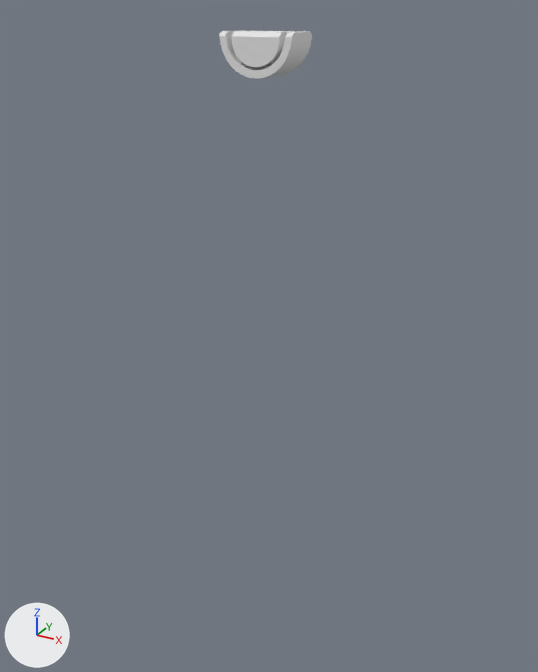
The Blender file Espada Matadragones.blend: old version first, new version second.
Before and after are seen from a 50 mm lens placed at (4.86, -8.75, 5.32), pointed at (-0.12, 0.31, 0.79). The lights are fixed; the arrows at lower left show +X, +Y and +Z.

In view in the first picture: 'Cylinder', 'SEMICIRCULO'.
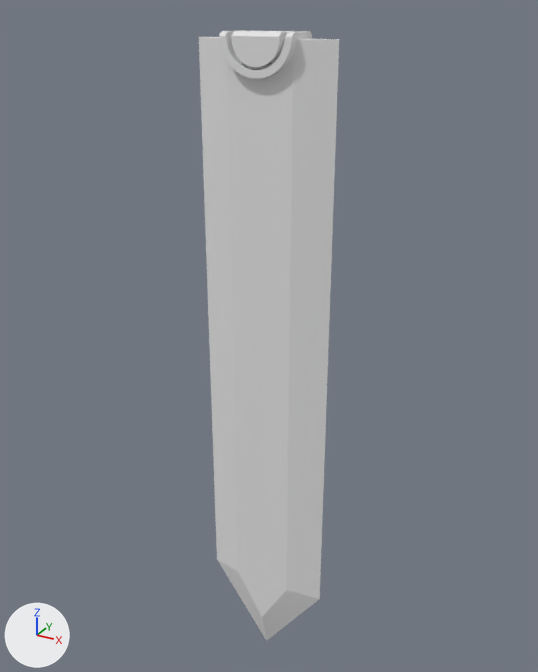
Changed parts and their boxes (x1, y1, x2, y2) in the pictures (538 x 672 px):
'ESPADA (HECHO)', shown
    after: (199, 37, 339, 641)

The change in detail:
Object 'ESPADA (HECHO)' (ob_espada__hecho) is now shown.
